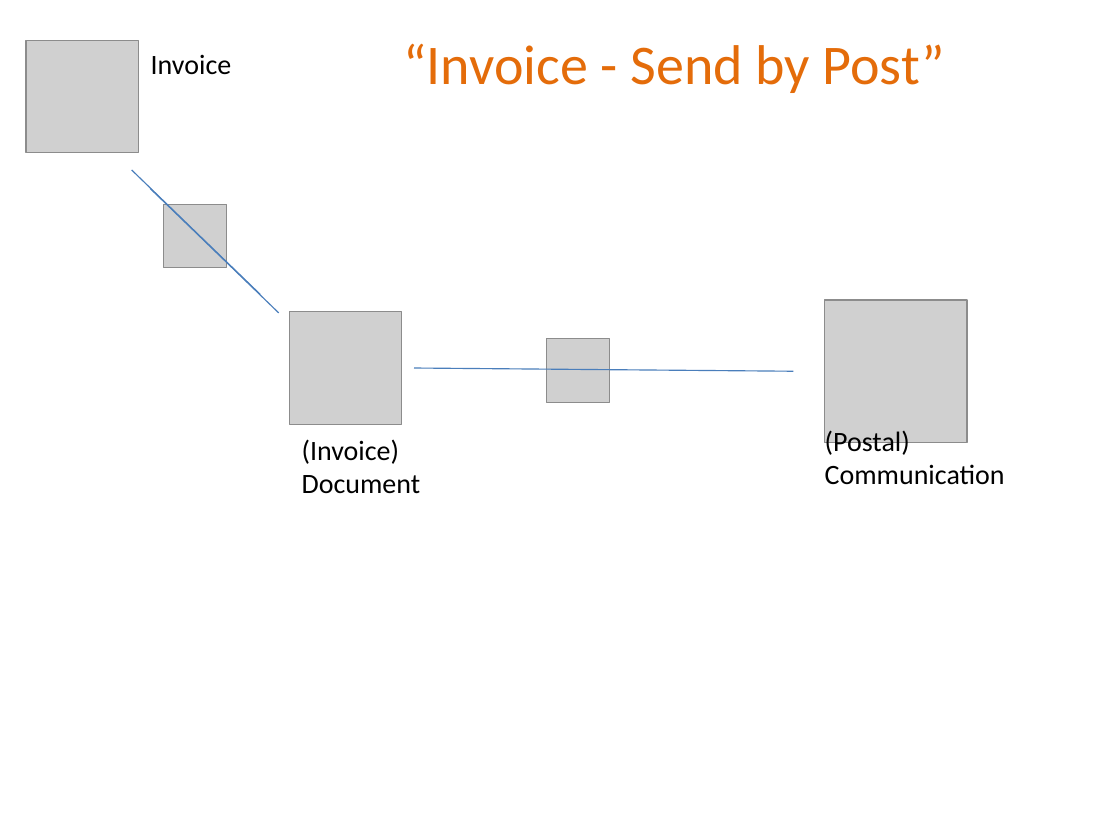
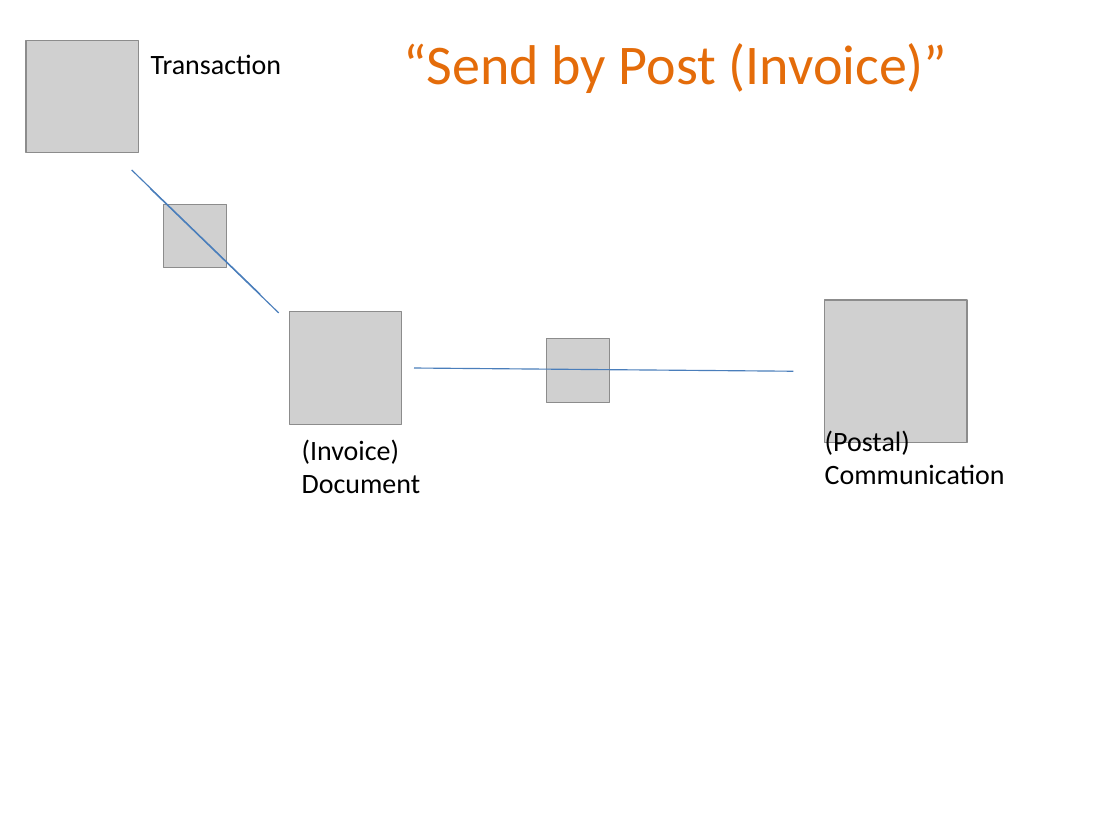
Before and after one commit to estatio/estatio, a slide deck: slide 9 of docs/docs-and-comms/attachments.pptx (slide 5 before the commit). Drawn at 1120x840 pixels with LibreOffice and Linux fonts; fonts in the diff are those of the drawing; grey boxes stand for pictures. Boxes give left, top, right and bottom in pixels: in the first picture for what was removed or moved away, otherwise in the second. Text is boxed around its words. In the diff, an @@ line names an element or a change of style, - is before the commit and + after.

```diff
--- a/docs/docs-and-comms/attachments.pptx
+++ b/docs/docs-and-comms/attachments.pptx
@@ text at [151,54,281,75]: text changed @@
-Invoice
+Transaction
@@ text at [403,43,947,93]: text changed @@
-“Invoice - Send by Post”
+“Send by Post (Invoice)”
```
Also in this commit, not shown: 14 other slides changed, 8 slides added, 2 slides removed.
